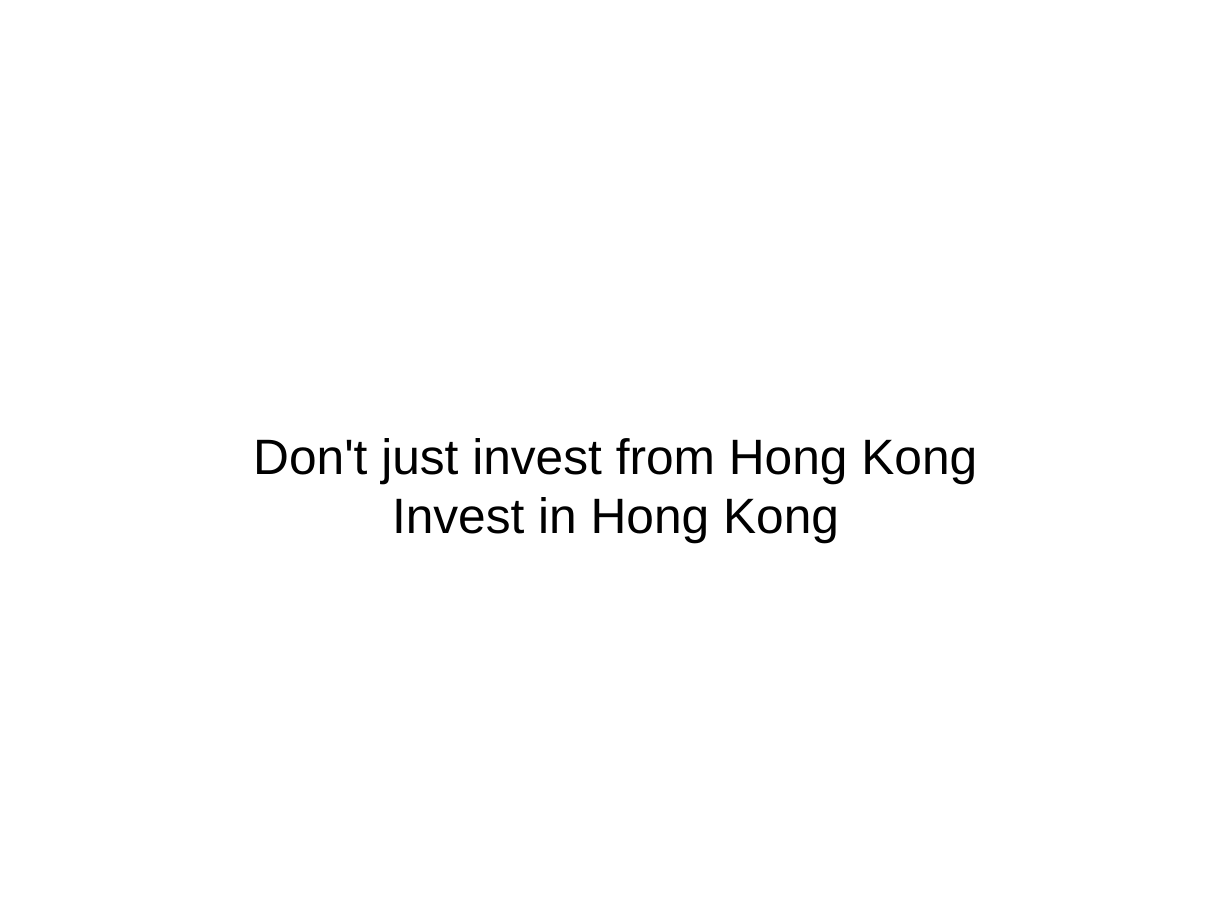
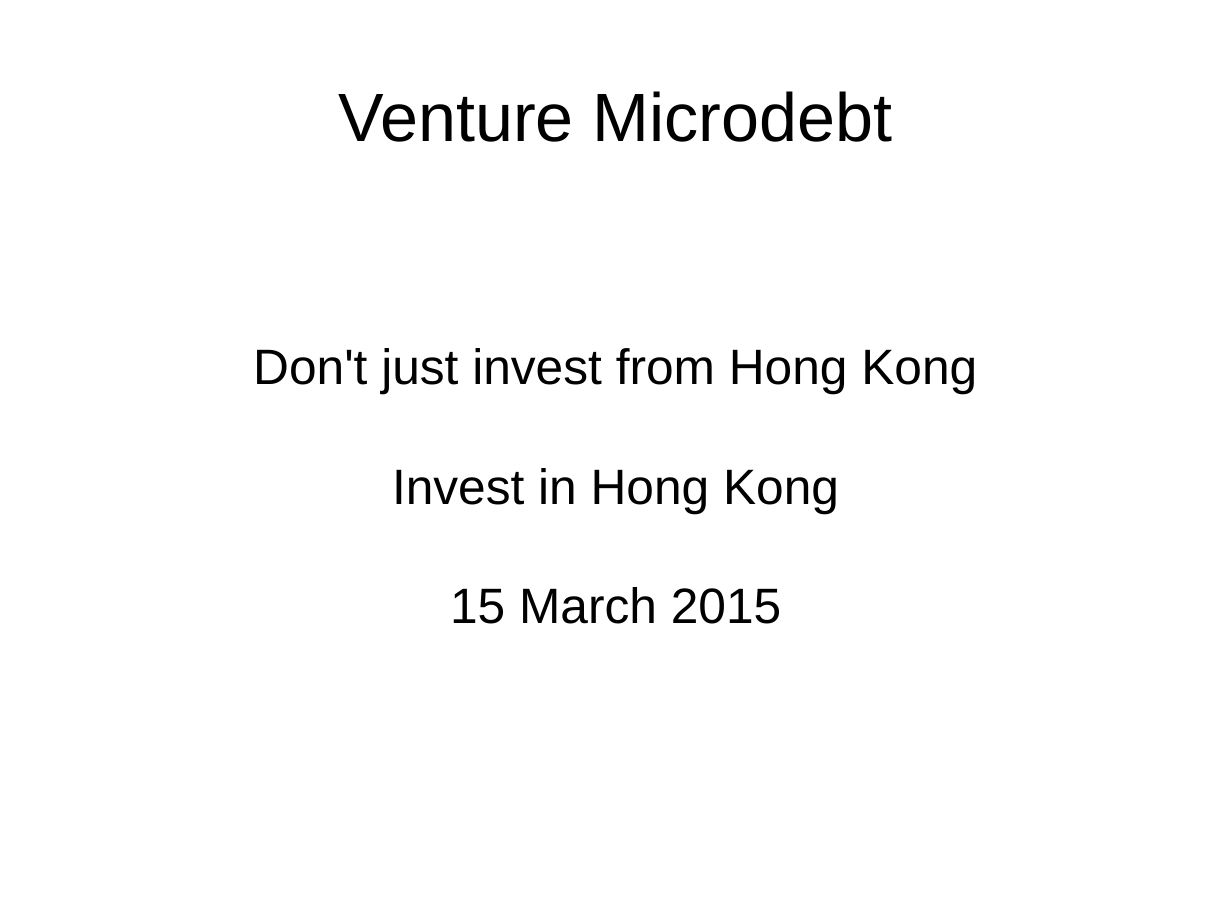
Before and after one commit to joequant/bitquant, a slide deck: slide 1 of pitchdecks/smartmicroloanshk.odp. Drawn at 1232x924 pixels with LibreOffice and Linux fonts; fonts in the diff are those of the drawing. Boxes give left, top, right and bottom in pixels: in the first picture for what was removed or moved away, otherwise in the second. Text is boxed around its words. In the diff, an @@ line names an element or a change of style, - is before the commit and + after.

```diff
--- a/pitchdecks/smartmicroloanshk.odp
+++ b/pitchdecks/smartmicroloanshk.odp
@@ title added at <box>339,91,893,142</box>, 44 pt, text #000000 @@
+Venture Microdebt
@@ subtitle at <box>450,587,781,624</box>: paragraph added @@
+15 March 2015
```
Also in this commit, not shown: 6 other slides changed, 6 slides added, 1 slide removed, 1 other file.
